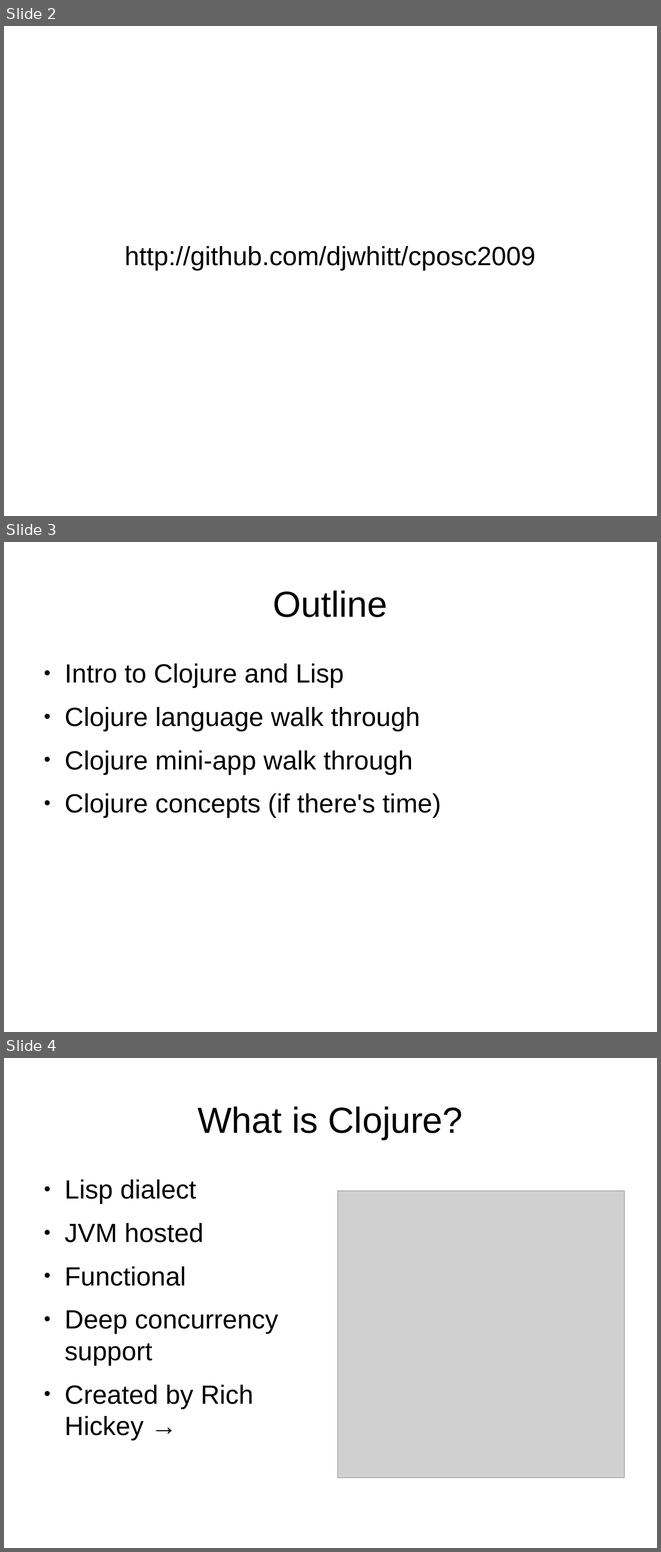
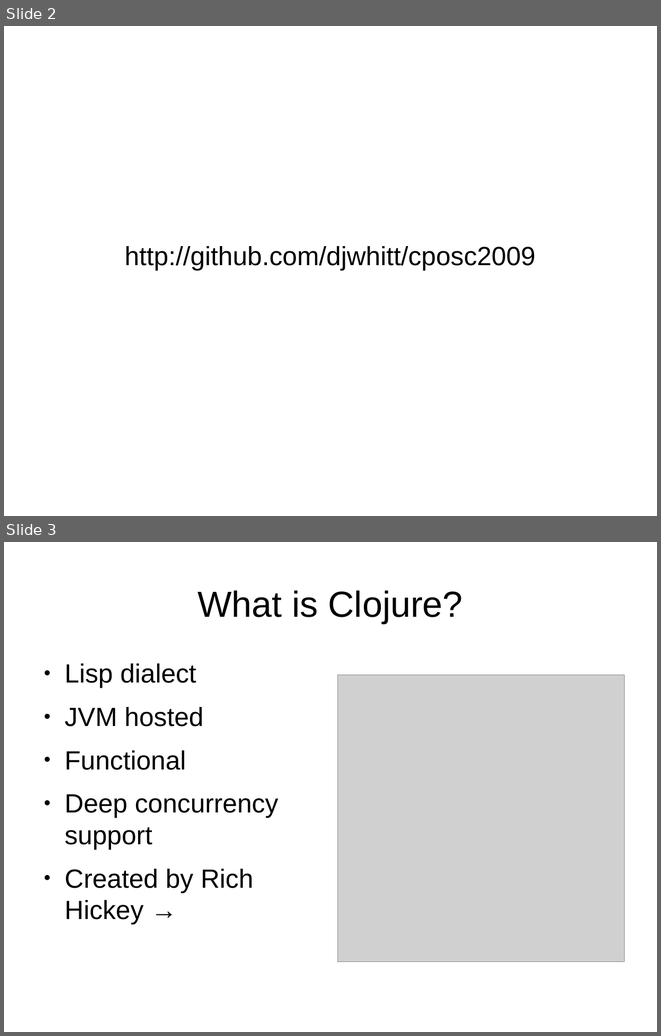
Before and after one commit to djwhitt/cposc2009, a slide deck: slides.odp. Shown one above the other, each under a label of ours: slides 2, 3 and 4 before the commit, slides 2 and 3 after it. The pictures are 661x1552 and 661x1036 pixels, drawn with LibreOffice and Linux fonts; fonts in the diff are those of the drawing; grey boxes stand for pictures. Boxes give left, top, right and bottom in pixels: in the first picture for what was removed or moved away, otherwise in the second. Text is boxed around its words. In the diff, an @@ line names an element or a change of style, - is before the commit and + after.

```diff
--- a/slides.odp
+++ b/slides.odp
@@ slide 3 removed at (4,542,657,1032), background #FFFFFF @@
@@ title removed at (273,590,388,617) @@
-Outline
@@ text removed at (64,663,441,818) @@
-● Intro to Clojure and Lisp
-● Clojure language walk through
-● Clojure mini-app walk through
-● Clojure concepts (if there's time)
@@ what was slide 4 is now slide 3 @@
```
Also in this commit, not shown: 1 slide changed, 6 slides added, 1 other slide removed.
